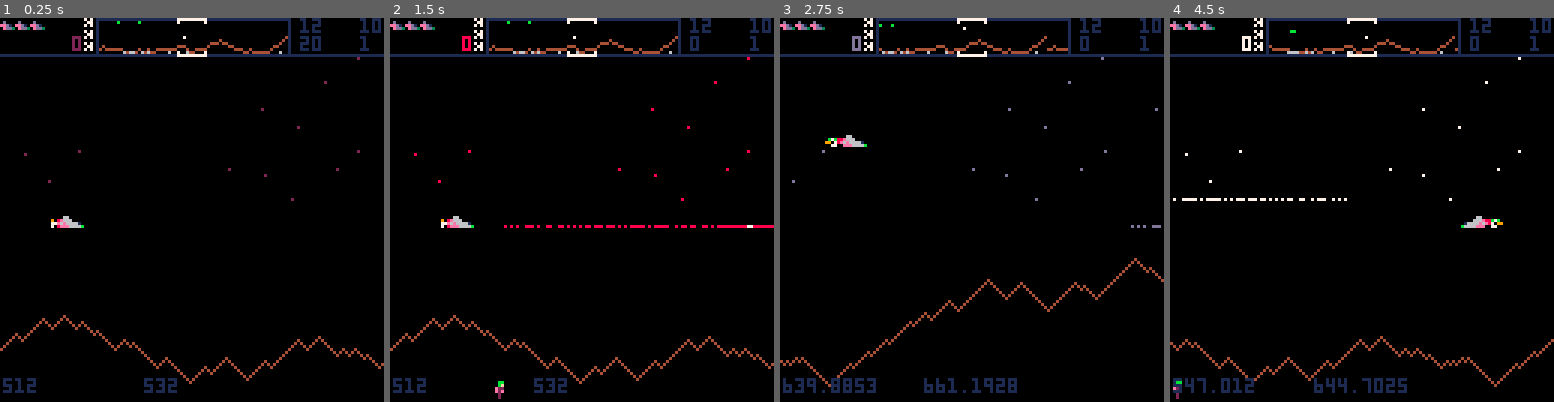
Above: before the commit, frames 1-4 (left to right).
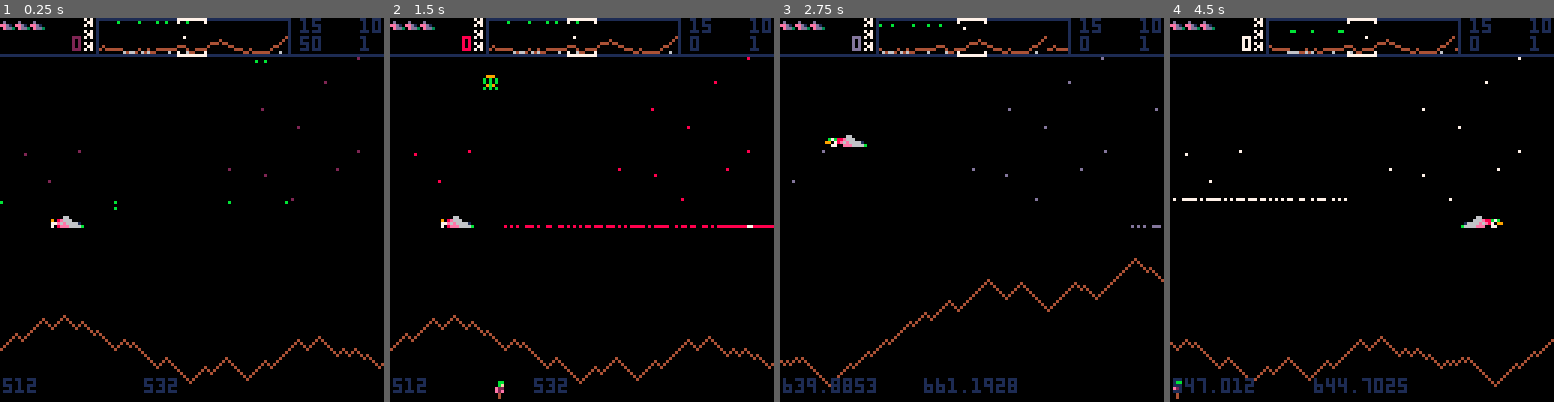
Above: after the commit, the same moments.

Repository: ggaughan/picodefender
Game: PICO-8 cartridge picodefender.p8
The game is run twice, just before and just after one commit, with the same random seed, the same clock (stepped at 60 frames per second) and the same inputs.
Inputs:
- Up to frame 1 (0.25 s): no input
- Up to frame 2 (1.5 s): tap X (X key) at 0.33, 1.07 s; tap O (Z key) at 0.7 s
- Up to frame 3 (2.75 s): hold Right 1.6-2.1 s; tap O (Z key) at 1.7, 2.1, 2.5 s; tap X (X key) at 1.85 s; hold Up 2.15-2.42 s; hold Right from 2.47 s (still down)
- Up to frame 4 (4.5 s): tap O (Z key) every 0.4 s from 2.9 to 4.1 s; tap X (X key) at 2.97, 4.08 s; release Right at 3.03 s; hold Left 3.08-3.58 s; hold Down 3.63-3.97 s; hold Right from 4.02 s (still down)

The runs differ from the first frame. In frame 1, 0.1% of the frame differs, in the area x 0-84%, y 0-50%; in frame 2, 0.1%, in the area x 24-84%, y 0-100%; in frame 3, less than 0.1%; in frame 4, less than 0.1%.

Commit message:
Better sprites

Diff:
--- a/picodefender.p8
+++ b/picodefender.p8
@@ -6,7 +6,7 @@
 -- remake of the williams classic
 
 debug = true
-debug_test = debug  -- 1 of each enemy per wave
+debug_test = not debug  -- 1 of each enemy per wave
 
 human=7
 lander=9
@@ -1109,6 +1109,11 @@
 
 	printh("player killed by "..e.x)
 	kill_actor(e, nil, false)  -- no explosion
+	if pl.target != nil then
+		printh("player was carrying human - also killed "..pl.target.x)
+		kill_actor(pl.target, nil)
+		-- assume shot - not technically killed by falling from a height?
+	end
 
 	if pl.lives < 0 then
 	 pl.hit = time()  -- pause
@@ -1504,7 +1509,7 @@
 
 
 __gff__
-0000000000000000000200000000000000000000000000000000000000000000000000000000000000000000000000000000000000000000000000000000000000000000000000000000000000000000000000000000000000000000000000000000000000000000000000000000000000000000000000000000000000000000
+0000000000000000000200000000000000000000000000000002000000000000000000000000000000000000000000000000000000000000000000000000000000000000000000000000000000000000000000000000000000000000000000000000000000000000000000000000000000000000000000000000000000000000
 0000000000000000000000000000000000000000000000000000000000000000000000000000000000000000000000000000000000000000000000000000000000000000000000000000000000000000000000000000000000000000000000000000000000000000000000000000000000000000000000000000000000000000
 __map__
 1011121314151513121716170000000000000000000000000000000000000000000000000000000000000000000000000000000000000000000000000000000000000000000000000000000000000000000000000000000000000000000000000000000000000000000000000000000000000000000000000000000000000000
Not shown, changed: 25 lines of the sprite sheet (__gfx__) section of picodefender.p8
